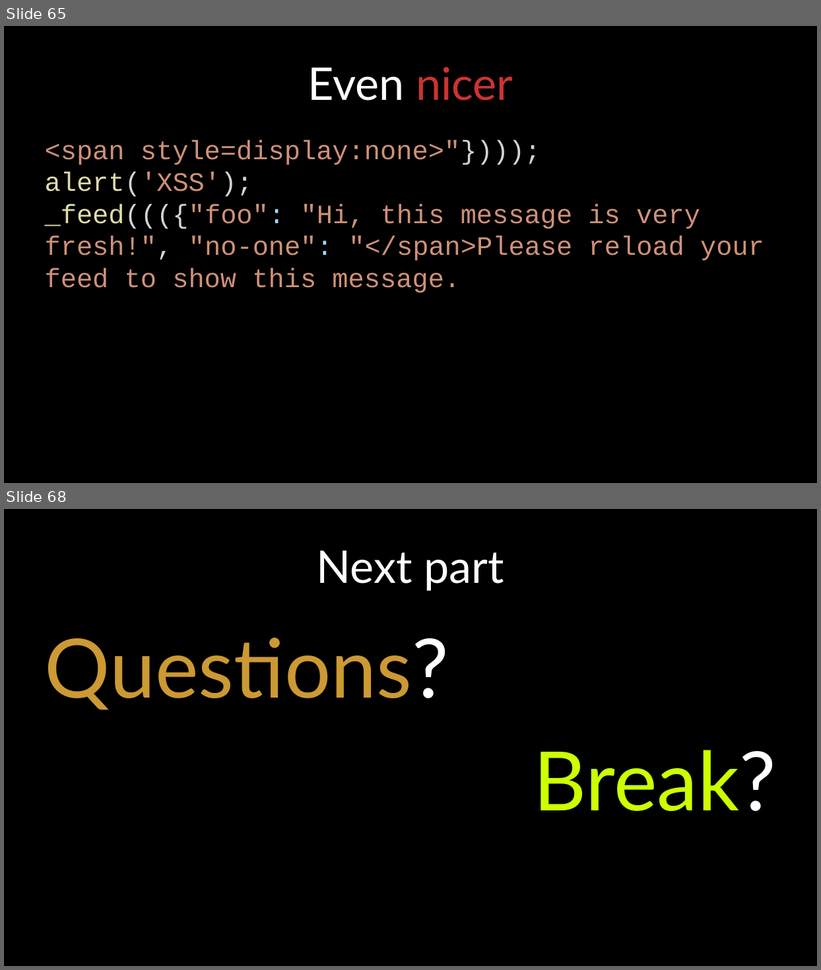
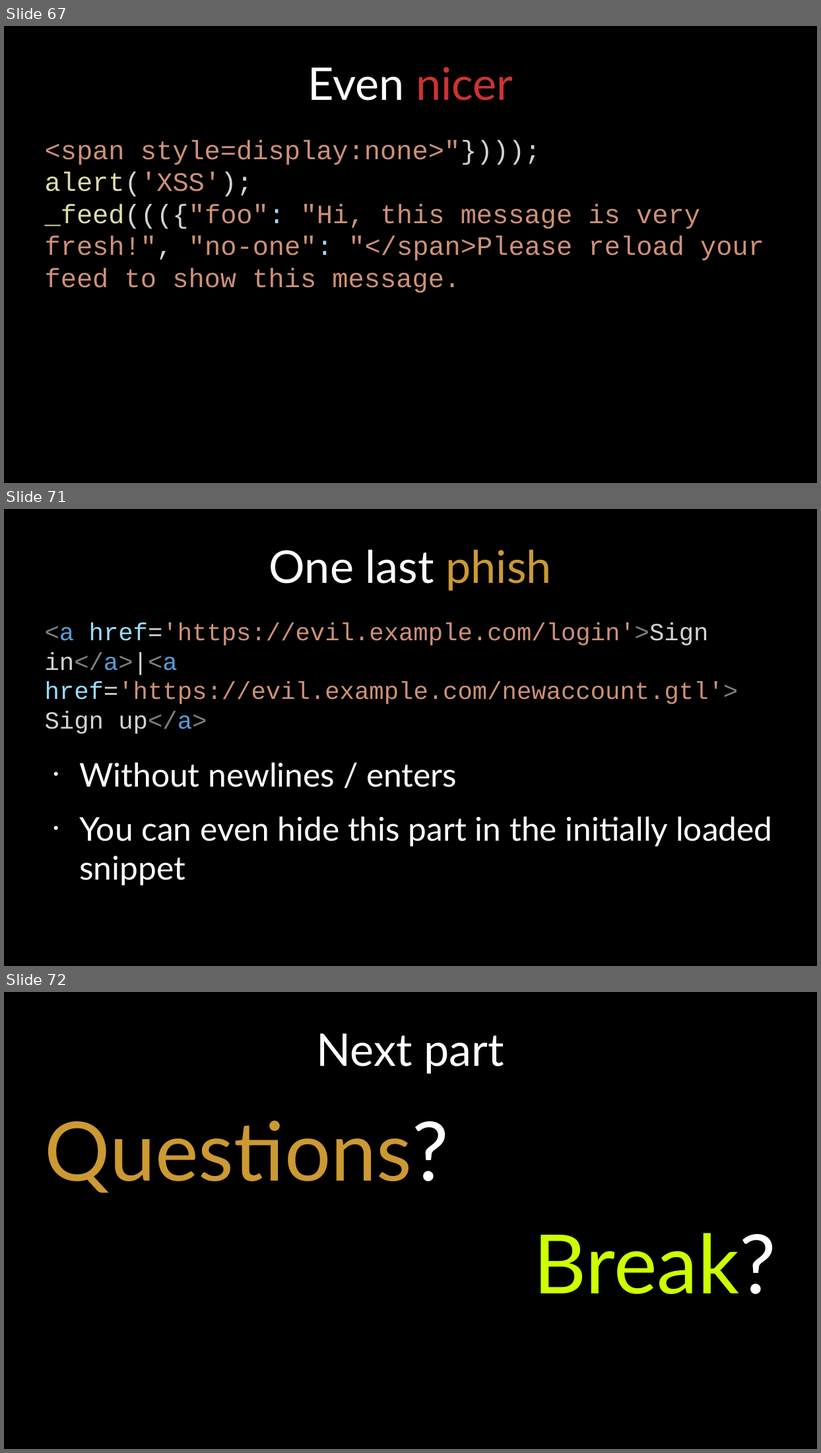
Before and after one commit to bcc-code/buk-tech-hack, a slide deck: presentation.odp. Shown one above the other, each under a label of ours: slides 65 and 68 before the commit, slides 67, 71 and 72 after it; the slides between them are not shown. The pictures are 821x970 and 821x1453 pixels, drawn with LibreOffice and Linux fonts; fonts in the diff are those of the drawing; background and template pictures are left out. Boxes give left, top, right and bottom in pixels: in the first picture for what was removed or moved away, otherwise in the second. Text is boxed around its words. In the diff, an @@ line names an element or a change of style, - is before the commit and + after.

Commit message:
Initial complete version

```diff
--- a/presentation.odp
+++ b/presentation.odp
@@ slide 71 added at <box>4,509,817,966</box>, background #000000 @@
@@ title added at <box>269,549,551,591</box>, 44 pt, text #FFFFFF @@
+One last phish
@@ text added at <box>45,623,739,734</box>, 24 pt, text #CE9178 @@
+<a href='https://evil.example.com/login'>Sign in</a>|<a href='https://evil.example.com/newaccount.gtl'> Sign up</a>
@@ text added at <box>79,762,772,886</box>, 32 pt, text #FFFFFF @@
+• Without newlines / enters
+• You can even hide this part in the initially loaded snippet
@@ what was slide 65 is now slide 67 @@
@@ what was slide 68 is now slide 72 @@
```
Also in this commit, not shown: 1 slide changed, 5 other slides added, 2 slides removed, 1 other file.
